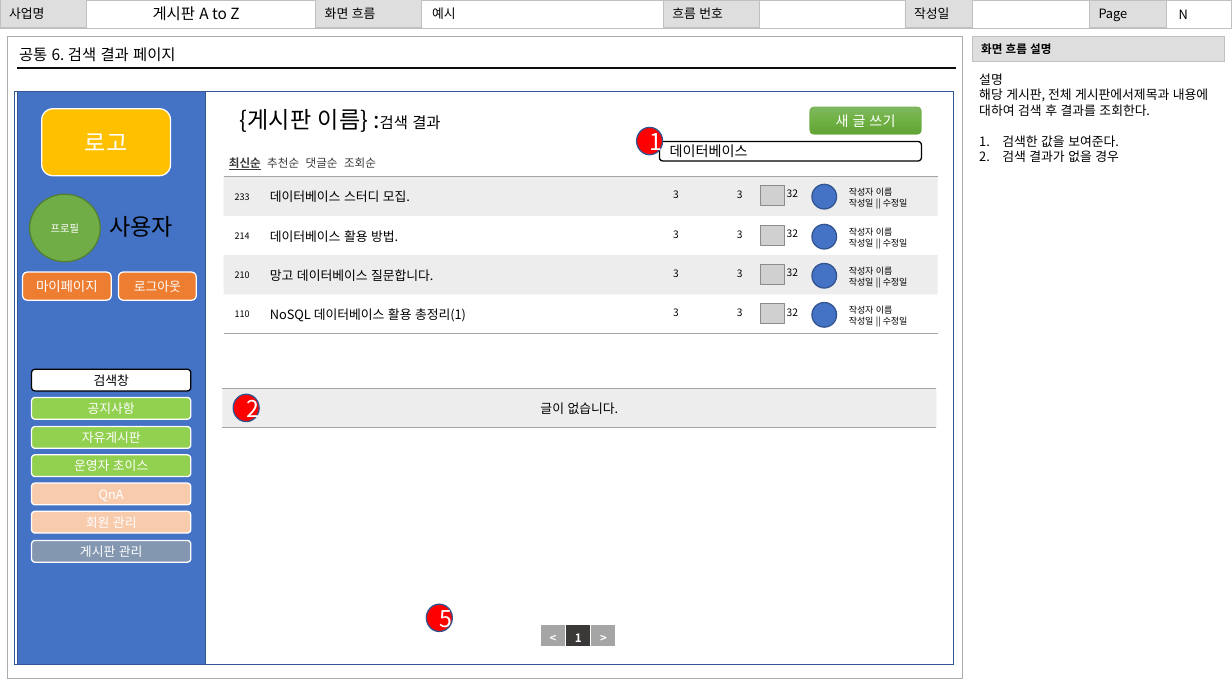
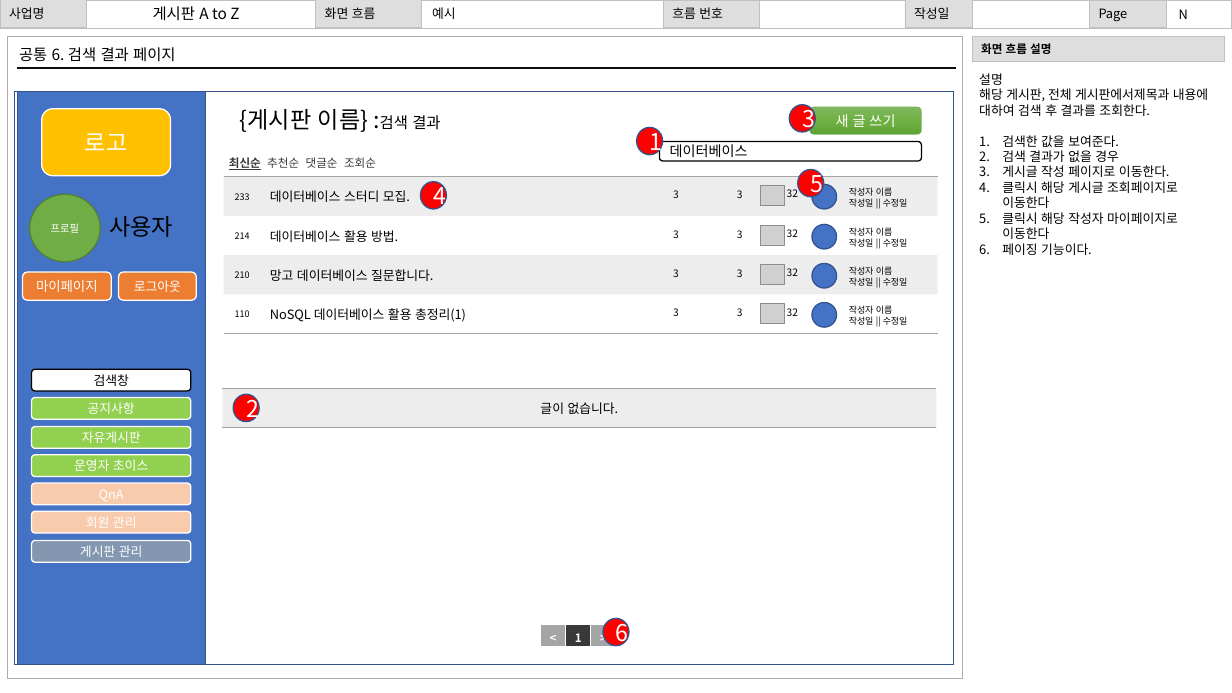
Before and after one commit to gihangShin/test, a slide deck: slide 13 of 문서/3. 화면 설계서/화면설계서_최종_2022_07_20.pptx. Drawn at 1232x693 pixels with LibreOffice and Linux fonts; fonts in the diff are those of the drawing; grey boxes stand for pictures; background and template pictures are left out. Boxes give left, top, right and bottom in pixels: in the first picture for what was removed or moved away, otherwise in the second. Text is boxed around its words. In the diff, an @@ line names an element or a change of style, - is before the commit and + after.

```diff
--- a/문서/3. 화면 설계서/화면설계서_최종_2022_07_20.pptx
+++ b/문서/3. 화면 설계서/화면설계서_최종_2022_07_20.pptx
@@ ellipse added at [789,104,815,132], fill #FF0000, outline #325491 1 pt, 18 pt, text #FFFFFF @@
+3
@@ ellipse "5": place and size @@
-ellipse "5" at [426,604,452,632]
+ellipse "5" at [798,169,823,197]
@@ text at [1002,165,1178,255]: paragraphs added @@
+3. 게시글 작성 페이지로 이동한다.
+4. 클릭시 해당 게시글 조회페이지로 이동한다
+5. 클릭시 해당 작성자 마이페이지로 이동한다
+6. 페이징 기능이다.
@@ ellipse added at [421,182,446,210], fill #FF0000, outline #325491 1 pt, 18 pt, text #FFFFFF @@
+4
@@ ellipse added at [604,618,629,646], fill #FF0000, outline #325491 1 pt, 18 pt, text #FFFFFF @@
+6
```
Also in this commit, not shown: 4 other slides changed.
